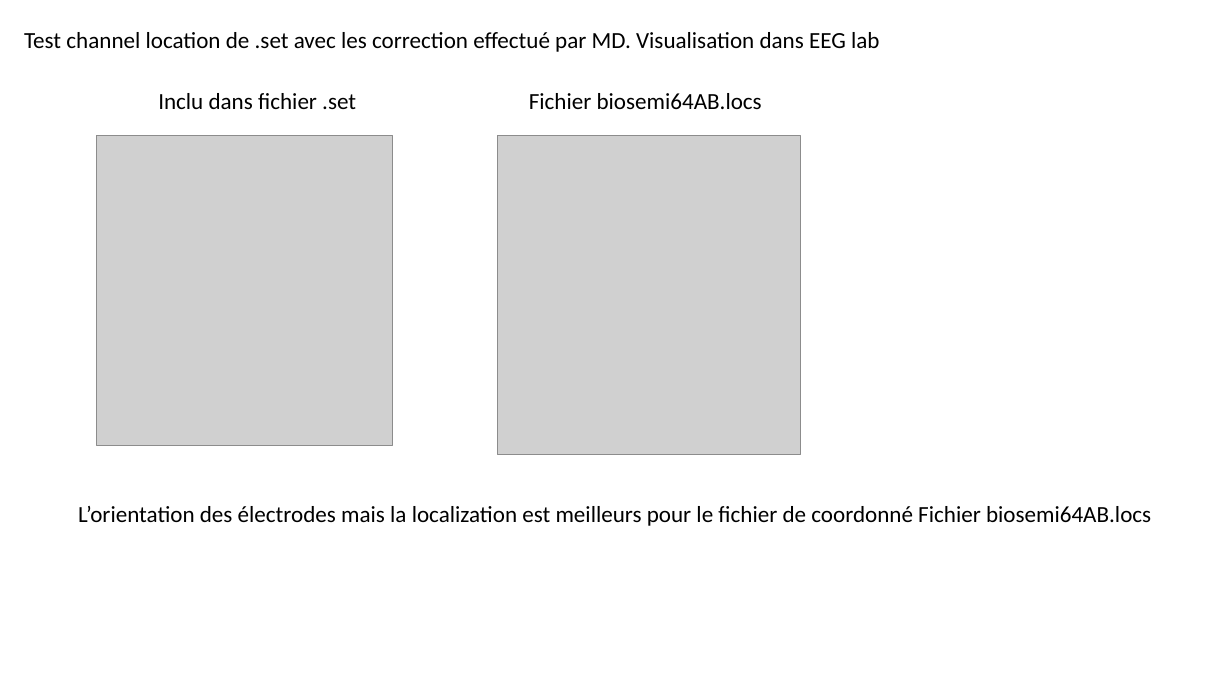
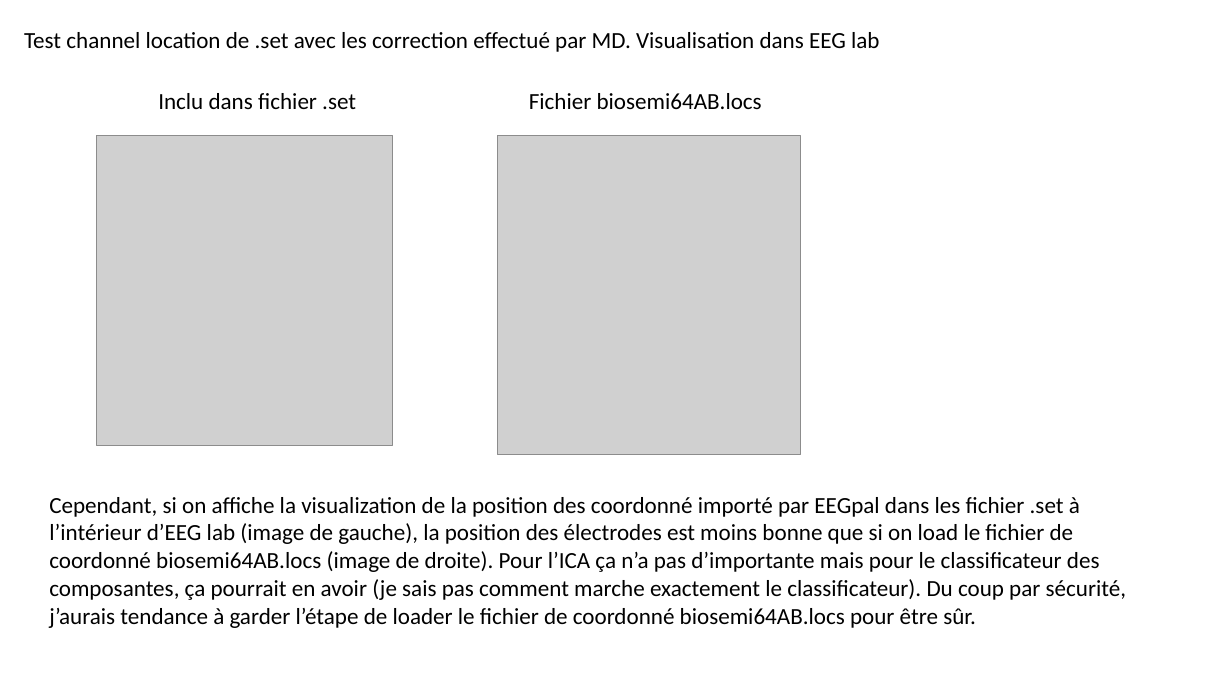
Before and after one commit to DePrettoM/EEGpal, a slide deck: slide 6 of working_doc/Test_EEpal_v1_1_merged.pptx (slide 5 before the commit). Drawn at 1232x693 pixels with LibreOffice and Linux fonts; fonts in the diff are those of the drawing; grey boxes stand for pictures. Boxes give left, top, right and bottom in pixels: in the first picture for what was removed or moved away, otherwise in the second. Text is boxed around its words. In the diff, an @@ line names an element or a change of style, - is before the commit and + after.

```diff
--- a/working_doc/Test_EEpal_v1_1_merged.pptx
+++ b/working_doc/Test_EEpal_v1_1_merged.pptx
@@ text at [49,497,1126,628]: text changed @@
-L’orientation des électrodes mais la localization est meilleurs pour le fichier de coordonné Fichier biosemi64AB.locs
+Cependant, si on affiche la visualization de la position des coordonné importé par EEGpal dans les fichier .set à l’intérieur d’EEG lab (image de gauche), la position des électrodes est moins bonne que si on load le fichier de coordonné biosemi64AB.locs (image de droite). Pour l’ICA ça n’a pas d’importante mais pour le classificateur des composantes, ça pourrait en avoir (je sais pas comment marche exactement le classificateur). Du coup par sécurité, j’aurais tendance à garder l’étape de loader le fichier de coordonné biosemi64AB.locs pour être sûr.
```
Also in this commit, not shown: 1 other slide changed, 4 slides added, 9 other files.
